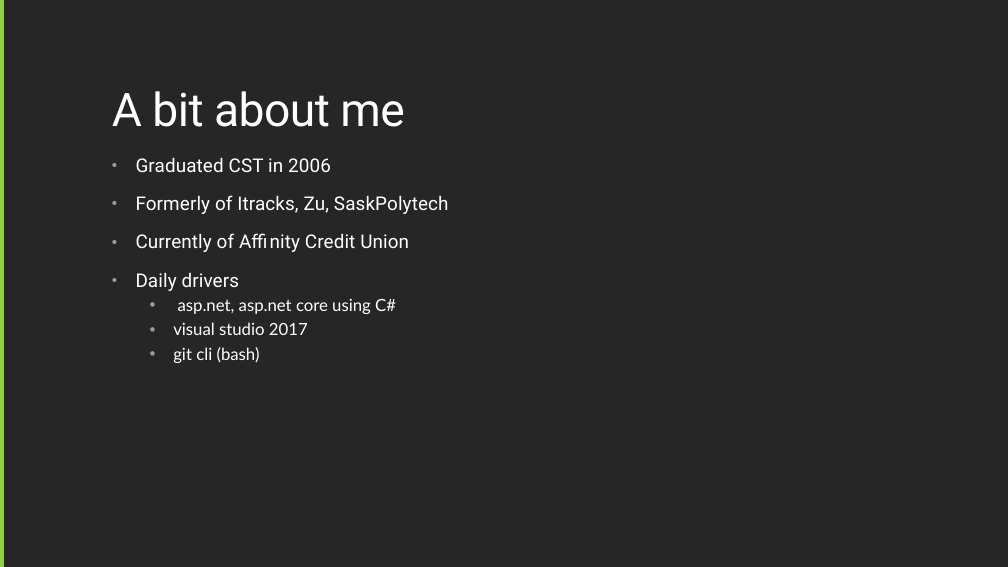
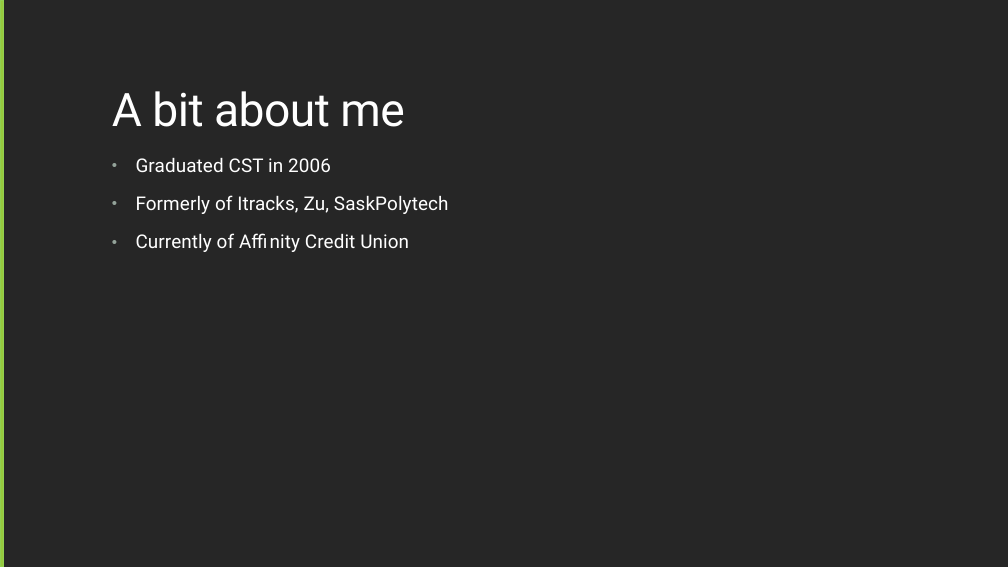
Before and after one commit to kevbry/TechTalksApril25, a slide deck: slide 2 of BuildingFunAPIs.pptx. Drawn at 1008x567 pixels with LibreOffice and Linux fonts; fonts in the diff are those of the drawing. Boxes give left, top, right and bottom in pixels: in the first picture for what was removed or moved away, otherwise in the second. Text is boxed around its words. In the diff, an @@ line names an element or a change of style, - is before the commit and + after.

```diff
--- a/BuildingFunAPIs.pptx
+++ b/BuildingFunAPIs.pptx
@@ text at box(136, 273, 396, 363): paragraphs removed @@
-• Daily drivers
-  • asp.net, asp.net core using C#
-  • visual studio 2017
-  • git cli (bash)
```
Also in this commit, not shown: 4 other slides changed, 3 slides added, 1 slide removed, 16 other files.
